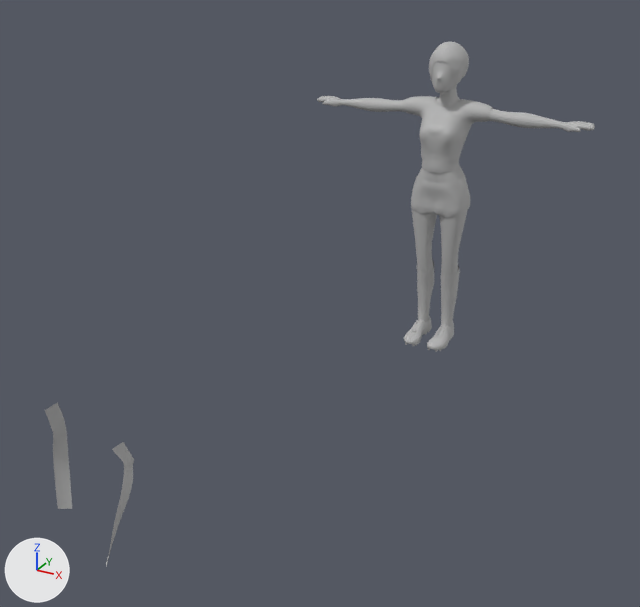
Before and after pictures for a commit that changed the glTF model assets/models/characters/morra.glb.
Both versions are drawn from a 50 mm lens placed at (11.0, -29.0, 14.9), pointed at (0.2, -9.3, 5.1). Arrows for +X, +Y and +Z are at lower left; the lights stay in place. The picture after the commit comes second. Vertices at exactly the same position are counted once.

The first picture shows 'Cube', 'Left_Boot', 'Right_Boot', '右侧腰旗', '头发01', '左侧腰旗', '手套', '短袖', '短裤', '长袜主色' and 2 more.
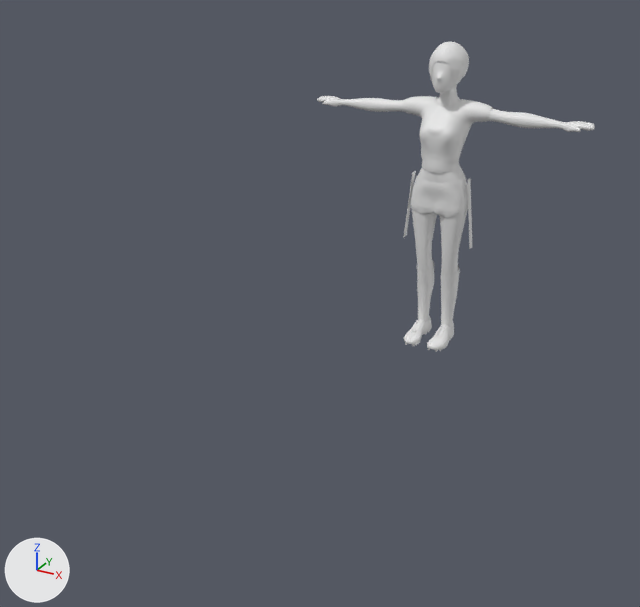
Where the newer file only moved an object's origin or applied its transform, the numbers keep the older frame.

Location of each change, (x1, y1, x2, y2) in pixels of the pictures (640 x 607 px):
'右侧腰旗', reshaped, turned, rescaled
    before: (45, 402, 72, 509)
    after: (403, 171, 416, 238)
'左侧腰旗', reshaped, turned, rescaled
    before: (106, 442, 134, 567)
    after: (467, 179, 472, 249)
part 1 of me_cube, recoloured
    both: (338, 61, 568, 276)
part 2 of me_left_boot, recoloured (grey to white)
    both: (427, 323, 454, 350)
part 3 of me_right_boot, recoloured (grey to white)
    both: (404, 317, 432, 345)
part 4 of me_右侧腰旗, deleted
    before: (45, 402, 72, 509)
part 5 of me_右侧腰旗, added
    after: (403, 171, 416, 238)
part 6 of me_头发01, recoloured (grey to white)
    both: (429, 42, 469, 84)
part 7 of me_左侧腰旗, deleted
    before: (106, 442, 134, 567)
part 8 of me_左侧腰旗, added
    after: (467, 179, 472, 249)
part 9 of me_手套, recoloured
    both: (317, 96, 595, 132)
part 10 of me_短袖, recoloured (grey to white)
    both: (403, 96, 494, 173)
part 11 of me_短裤, recoloured (grey to white)
    both: (411, 174, 468, 218)
part 12 of me_长袜主色, recoloured (grey to white)
    both: (417, 260, 460, 327)

What the commit changed:
me_cube has 5778 vertices, 11514 faces and spans x -5.04..5.04, y -0.82..0.75, z 0.87..10.9.
me_cube is used by ob_cube; location (0.0, 0.0, 0.0).
me_cube part 1: 11482 faces spanning x -5.04..5.04, y -0.82..0.75, z 0.87..10.9 switch from mat_defaultmaterial (grey #bcbcbc) to no material.
me_left_boot has 4618 vertices, 8968 faces and spans x 0.16..0.84, y -1.28..0.63, z 0.02..0.73.
me_left_boot is used by ob_left_boot; location (0.0, 0.0, 0.0).
me_left_boot part 2: 3509 faces spanning x 0.16..0.84, y -1.28..0.63, z 0.02..0.73 switch from mat_defaultmaterial (grey #bcbcbc) to no material.
me_right_boot has 4618 vertices, 8968 faces and spans x -0.83..-0.15, y -1.28..0.63, z 0.02..0.73.
me_right_boot is used by ob_right_boot; location (0.0, 0.0, 0.0).
me_right_boot part 3: 3496 faces spanning x -0.83..-0.15, y -1.28..0.63, z 0.02..0.73 switch from mat_defaultmaterial (grey #bcbcbc) to no material.
me_右侧腰旗 is used by ob_右侧腰旗; location (0.0, 0.0, 0.0).
me_右侧腰旗 had 68 vertices, 96 faces and spanned x -1.22..-0.93, y -18.3..-17.84, z 3.48..6.01.
me_右侧腰旗 no longer uses material mat_defaultmaterial (grey #bcbcbc).
me_右侧腰旗 now has 68 vertices, 96 faces and spans x -128.25..-102.77, y 392.04..644.17, z -8.45..22.05.
me_右侧腰旗 part 4: 68 vertices removed from x -1.22..-0.93, y -18.3..-17.84, z 3.48..6.01.
me_右侧腰旗 part 5: 68 vertices added at x -128.25..-102.77, y 392.04..644.17, z -8.45..22.05.
me_头发01 has 1108 vertices, 2136 faces and spans x -0.63..0.63, y -0.65..1.05, z 9.56..10.99.
me_头发01 is used by ob_头发01; location (0.0, 0.0, 0.0).
me_头发01 part 6: 2136 faces spanning x -0.63..0.63, y -0.65..1.05, z 9.56..10.99 switch from mat_defaultmaterial (grey #bcbcbc) to no material.
me_左侧腰旗 is used by ob_左侧腰旗; location (0.0, 0.0, 0.0).
me_左侧腰旗 had 68 vertices, 96 faces and spanned x 0.97..1.3, y -19.48..-18.26, z 3.77..5.93.
me_左侧腰旗 no longer uses material mat_defaultmaterial (grey #bcbcbc).
me_左侧腰旗 now has 68 vertices, 96 faces and spans x 104.52..130.0, y 392.04..644.17, z -8.45..22.05.
me_左侧腰旗 part 7: 68 vertices removed from x 0.97..1.3, y -19.48..-18.26, z 3.77..5.93.
me_左侧腰旗 part 8: 68 vertices added at x 104.52..130.0, y 392.04..644.17, z -8.45..22.05.
me_手套 has 1910 vertices, 3728 faces and spans x -5.07..5.07, y -0.22..0.38, z 8.44..8.76.
me_手套 is used by ob_手套; location (0.0, 0.0, 0.0).
me_手套 part 9: 3656 faces spanning x -5.07..5.07, y -0.22..0.38, z 8.44..8.76 switch from mat_defaultmaterial (grey #bcbcbc) to no material.
me_短袖 has 1187 vertices, 2258 faces and spans x -1.59..1.59, y -0.9..0.84, z 6.7..9.08.
me_短袖 is used by ob_短袖; location (0.0, 0.0, 0.0).
me_短袖 part 10: 2258 faces spanning x -1.59..1.59, y -0.9..0.84, z 6.7..9.08 switch from mat_defaultmaterial (grey #bcbcbc) to no material.
me_短裤 has 598 vertices, 1094 faces and spans x -1.05..1.05, y -0.73..0.77, z 5.06..6.53.
me_短裤 is used by ob_短裤; location (0.0, 0.0, 0.0).
me_短裤 part 11: 1094 faces spanning x -1.05..1.05, y -0.73..0.77, z 5.06..6.53 switch from mat_defaultmaterial (grey #bcbcbc) to no material.
me_长袜主色 has 482 vertices, 800 faces and spans x -0.81..0.81, y -0.27..0.57, z 0.53..2.99.
me_长袜主色 is used by ob_长袜主色; location (0.0, 0.0, 0.0).
me_长袜主色 part 12: 800 faces spanning x -0.81..0.81, y -0.27..0.57, z 0.53..2.99 switch from mat_defaultmaterial (grey #bcbcbc) to no material.
Object '右侧腰旗' (ob_右侧腰旗) turns from (0, 0, 0) to (90, 0, 0) degrees about x, y and z.
Object '右侧腰旗' (ob_右侧腰旗) is rescaled from (1.0, 1.0, 1.0) to (0.01, 0.01, 0.01).
Object '左侧腰旗' (ob_左侧腰旗) turns from (0, 0, 0) to (90, 0, 0) degrees about x, y and z.
Object '左侧腰旗' (ob_左侧腰旗) is rescaled from (1.0, 1.0, 1.0) to (0.01, 0.01, 0.01).
